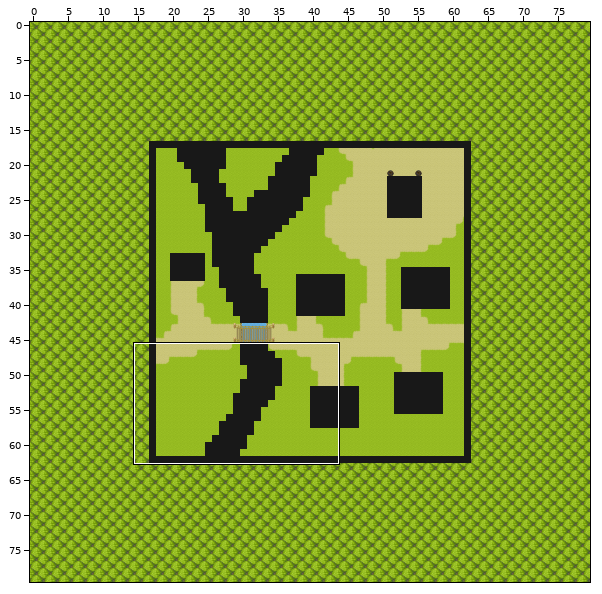
Tiled map (JSON), stored at public/assets/tilemaps/home.json. The first picture is a wide view before the edit; the outline marks the close-up.
Close-up. Before the commit:
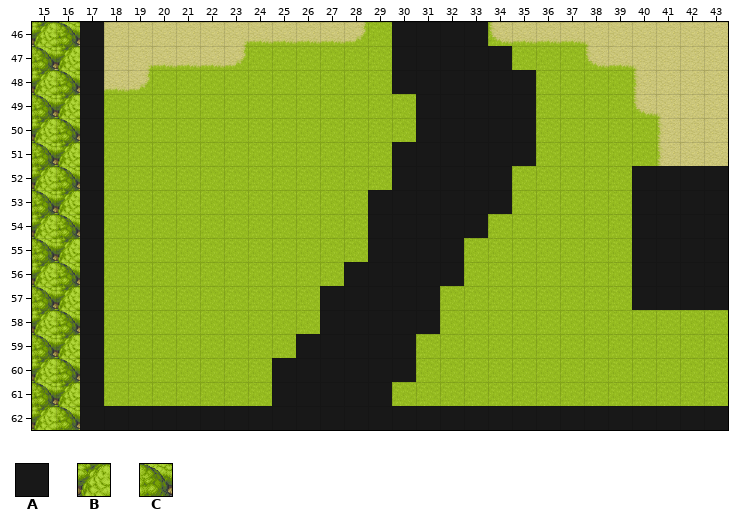
Cells are 32x32 px. Shown: x 15..43, y 46..62. The commit also changed other parts of the map, which this record leaves out.
Key: from "merged_pipo": A 1118, B 1184, C 1185.
_ is an empty cell, # one hidden under a higher layer.
Layers that did not change in this view are not listed.
Layer "above" before, first column x 15:
46 BC#__________________________
47 CB#__________________________
48 BC#__________________________
49 CB#__________________________
50 BC#__________________________
51 CB#__________________________
52 BC#_______________________#__
53 CB#_______________________#__
54 BC#_______________________#__
55 CB#__________________________
56 BC#_______________________##_
57 CB#_______________________##_
58 BC#__________________________
59 CB#__________________________
60 BC#__________________________
61 CB#__________________________
62 BC###########################
Layer "collides" before, first column x 15:
46 __A____________AAAA__________
47 __A____________AAAAA_________
48 __A____________AAAAAA________
49 __A_____________AAAAA________
50 __A_____________AAAAA________
51 __A____________AAAAAA________
52 __A____________AAAAA_____AAAA
53 __A___________AAAAAA_____AAAA
54 __A___________AAAAA______AAAA
55 __A___________AAAA_______AAAA
56 __A__________AAAAA_______AAAA
57 __A_________AAAAA________AAAA
58 __A_________AAAAA____________
59 __A________AAAAA_____________
60 __A_______AAAAAA_____________
61 __A_______AAAAA______________
62 __AAAAAAAAAAAAAAAAAAAAAAAAAAA
Now the later version:
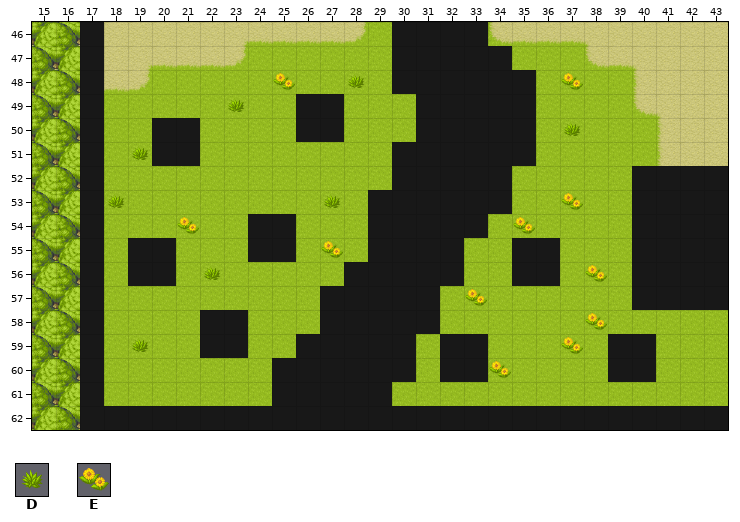
Further tiles: from "merged_pipo": D 1200, E 1207.
The edit:
{"where": "layer \"above\""}
{"y":48,"x":25,"old":"_","new":"E"}
{"y":48,"x":28,"old":"_","new":"D"}
{"y":48,"x":37,"old":"_","new":"E"}
{"y":49,"x":23,"old":"_","new":"D"}
{"y":50,"x":37,"old":"_","new":"D"}
{"y":51,"x":19,"old":"_","new":"D"}
{"y":53,"x":18,"old":"_","new":"D"}
{"y":53,"x":27,"old":"_","new":"D"}
{"y":53,"x":37,"old":"_","new":"E"}
{"y":54,"x":21,"old":"_","new":"E"}
{"y":54,"x":35,"old":"_","new":"E"}
{"y":55,"x":27,"old":"_","new":"E"}
{"y":56,"x":22,"old":"_","new":"D"}
{"y":56,"x":38,"old":"_","new":"E"}
{"y":57,"x":33,"old":"_","new":"E"}
{"y":58,"x":38,"old":"_","new":"E"}
{"y":59,"x":19,"old":"_","new":"D"}
{"y":59,"x":37,"old":"_","new":"E"}
{"y":60,"x":34,"old":"_","new":"E"}
{"where": "layer \"collides\""}
{"y":49,"x":26,"old":"__","new":"AA"}
{"y":50,"x":20,"old":"__","new":"AA"}
{"y":50,"x":26,"old":"__","new":"AA"}
{"y":51,"x":20,"old":"__","new":"AA"}
{"y":54,"x":24,"old":"__","new":"AA"}
{"y":55,"x":19,"old":"__","new":"AA"}
{"y":55,"x":24,"old":"__","new":"AA"}
{"y":55,"x":35,"old":"__","new":"AA"}
{"y":56,"x":19,"old":"__","new":"AA"}
{"y":56,"x":35,"old":"__","new":"AA"}
{"y":58,"x":22,"old":"__","new":"AA"}
{"y":59,"x":22,"old":"__","new":"AA"}
{"y":59,"x":32,"old":"__","new":"AA"}
{"y":59,"x":39,"old":"__","new":"AA"}
{"y":60,"x":32,"old":"__","new":"AA"}
{"y":60,"x":39,"old":"__","new":"AA"}
